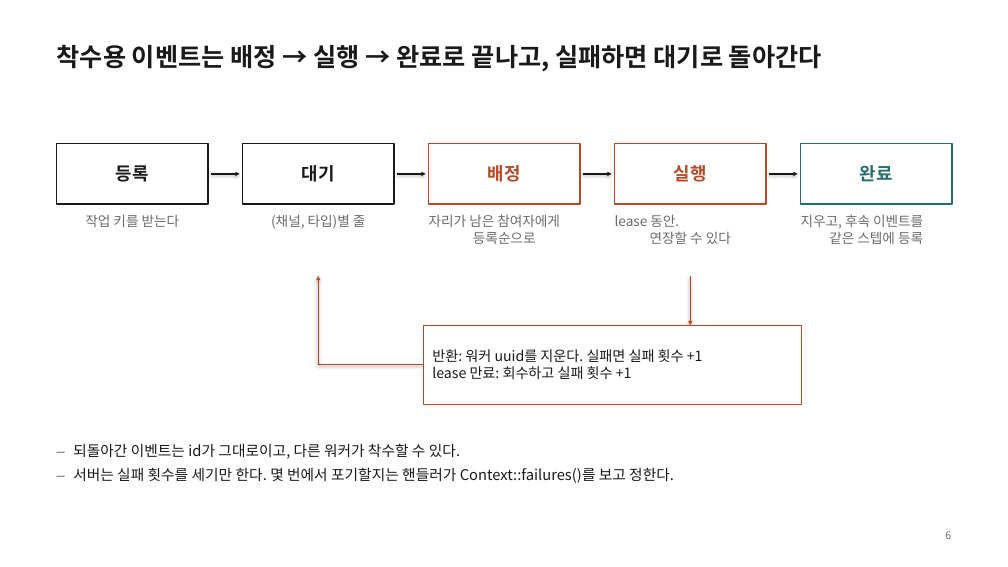
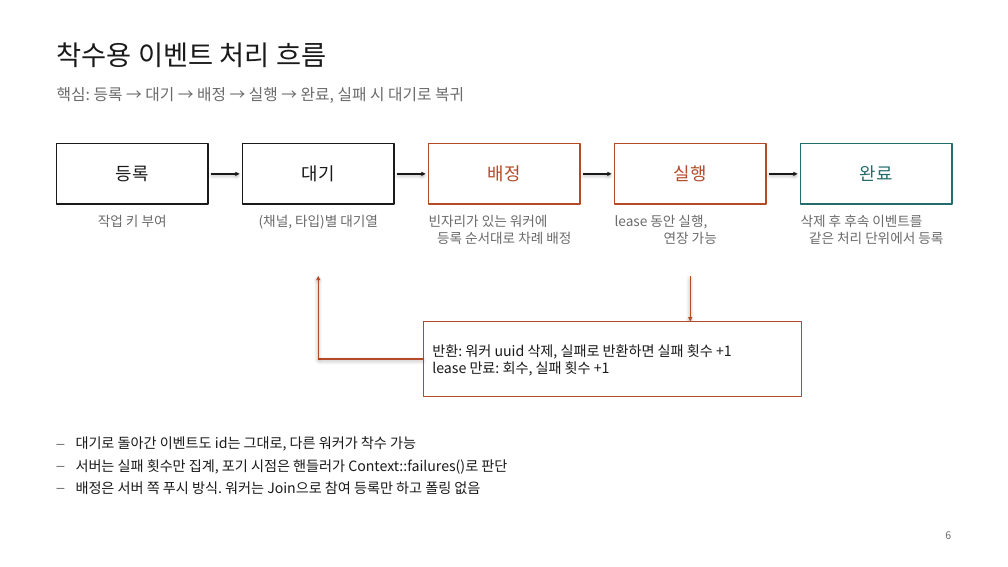
Before and after one commit to hikaMaeng/ruvent, a slide deck: slide 6 of docs/intro/ruvent-intro.pptx. Drawn at 1008x567 pixels with LibreOffice and Linux fonts; fonts in the diff are those of the drawing. Boxes give left, top, right and bottom in pixels: in the first picture for what was removed or moved away, otherwise in the second. Text is boxed around its words. In the diff, an @@ line names an element or a change of style, - is before the commit and + after.

```diff
--- a/docs/intro/ruvent-intro.pptx
+++ b/docs/intro/ruvent-intro.pptx
@@ text added at [57, 42, 326, 67], 26 pt, text #1A1A1A @@
+착수용 이벤트 처리 흐름
@@ text at [57, 87, 464, 103]: text changed; size 24 to 15 pt; text colour #1A1A1A to #6B6B6B; bold off @@
-착수용 이벤트는 배정 → 실행 → 완료로 끝나고, 실패하면 대기로 돌아간다
+핵심: 등록 → 대기 → 배정 → 실행 → 완료, 실패 시 대기로 복귀
@@ bold off in 5 elements at [57, 144, 208, 204], [243, 144, 394, 204], [429, 144, 580, 204], [615, 144, 766, 204], [801, 144, 952, 204] @@
@@ text at [98, 214, 167, 227]: text changed @@
-작업 키를 받는다
+작업 키 부여
@@ text at [259, 214, 378, 229]: text changed @@
-(채널, 타입)별 줄
+(채널, 타입)별 대기열
@@ text at [429, 214, 571, 244]: text changed @@
-자리가 남은 참여자에게
-등록순으로
+빈자리가 있는 워커에
+등록 순서대로 차례 배정
@@ text at [615, 214, 717, 244]: text changed @@
-lease 동안.
-연장할 수 있다
+lease 동안 실행,
+연장 가능
@@ text at [801, 214, 943, 244]: text changed @@
-지우고, 후속 이벤트를
-같은 스텝에 등록
+삭제 후 후속 이벤트를
+같은 처리 단위에서 등록
@@ arrow moved from (318, 364) - (318, 276) to (318, 359) - (318, 276) @@
@@ arrow moved from (690, 276) - (690, 325) to (690, 276) - (690, 321) @@
@@ rectangle "반환: 워커 uuid 삭제, 실패로 ...": place and size @@
-rectangle "반환: 워커 uuid 삭제, 실패로 ..." at [423, 325, 802, 405]
+rectangle "반환: 워커 uuid 삭제, 실패로 ..." at [423, 321, 802, 397]
@@ line moved from (423, 364) - (318, 364) to (423, 359) - (318, 359) @@
@@ text in rectangle at [432, 344, 732, 376]: text changed @@
-반환: 워커 uuid를 지운다. 실패면 실패 횟수 +1
-lease 만료: 회수하고 실패 횟수 +1
+반환: 워커 uuid 삭제, 실패로 반환하면 실패 횟수 +1
+lease 만료: 회수, 실패 횟수 +1
@@ text at [76, 436, 507, 494]: text changed; size 14 to 13.5 pt @@
-– 되돌아간 이벤트는 id가 그대로이고, 다른 워커가 착수할 수 있다.
-– 서버는 실패 횟수를 세기만 한다. 몇 번에서 포기할지는 핸들러가 Context::failures()를 보고 정한다.
+– 대기로 돌아간 이벤트도 id는 그대로, 다른 워커가 착수 가능
+– 서버는 실패 횟수만 집계, 포기 시점은 핸들러가 Context::failures()로 판단
+– 배정은 서버 쪽 푸시 방식. 워커는 Join으로 참여 등록만 하고 폴링 없음
```
Also in this commit, not shown: 17 other slides changed, 2 other files.
